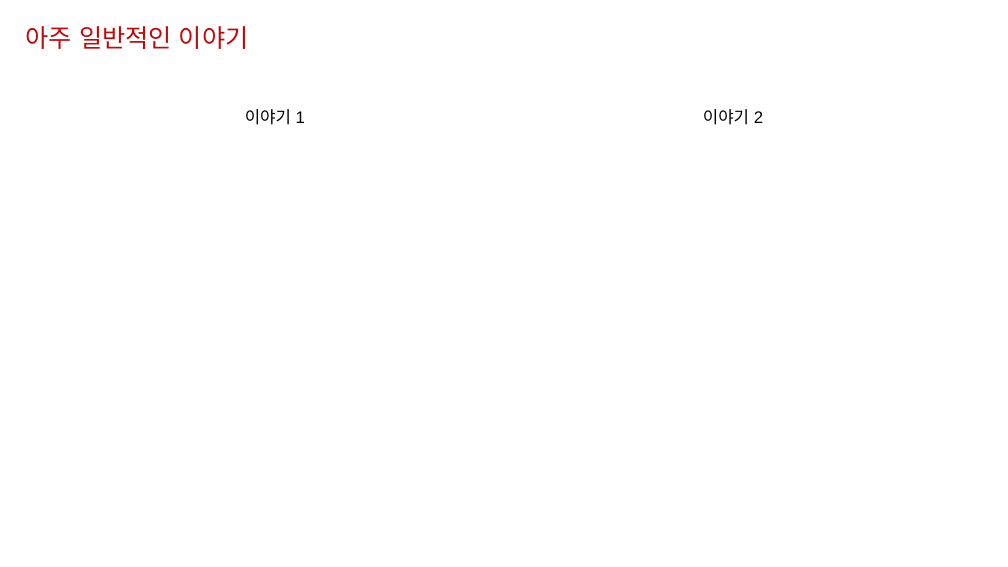
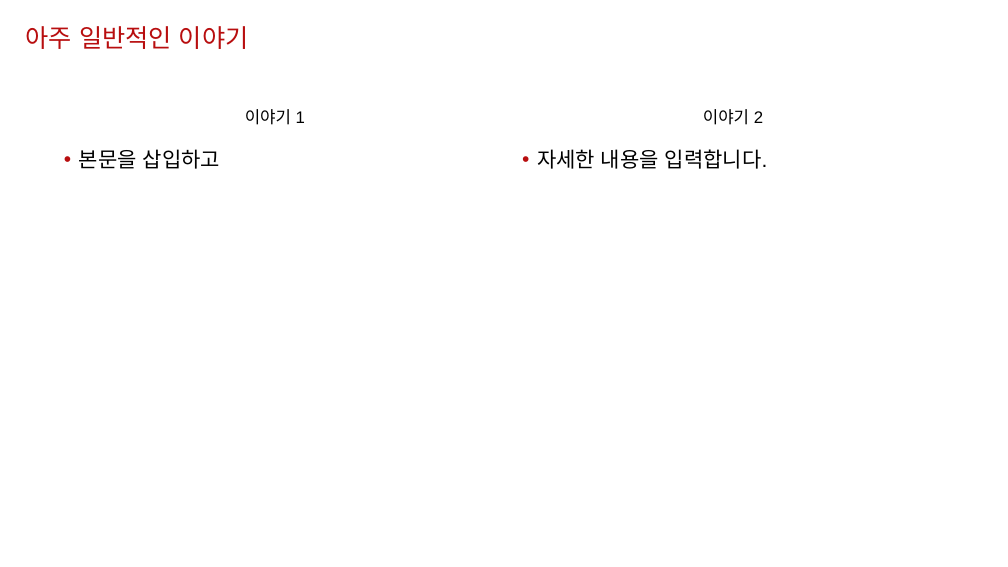
Before and after one commit to Tricks-Office/Github_study, a slide deck: slide 3 of 225_2_Git_PPT.pptx. Drawn at 1008x567 pixels with LibreOffice and Linux fonts; fonts in the diff are those of the drawing. Boxes give left, top, right and bottom in pixels: in the first picture for what was removed or moved away, otherwise in the second. Text is boxed around its words. In the diff, an @@ line names an element or a change of style, - is before the commit and + after.

Commit message:
1차 자료 완성 일반적인 내용과 자세한 내용을 추가함.

```diff
--- a/225_2_Git_PPT.pptx
+++ b/225_2_Git_PPT.pptx
@@ text added at [79, 149, 220, 169], 20 pt, text #000000 @@
+• 본문을 삽입하고
@@ text added at [537, 149, 768, 169], 20 pt, text #000000 @@
+• 자세한 내용을 입력합니다.
```
